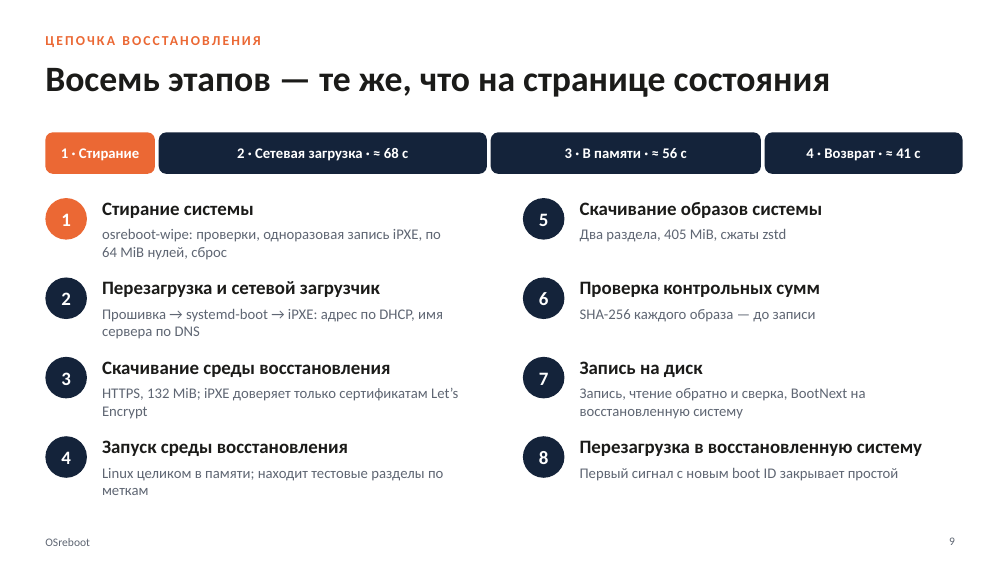
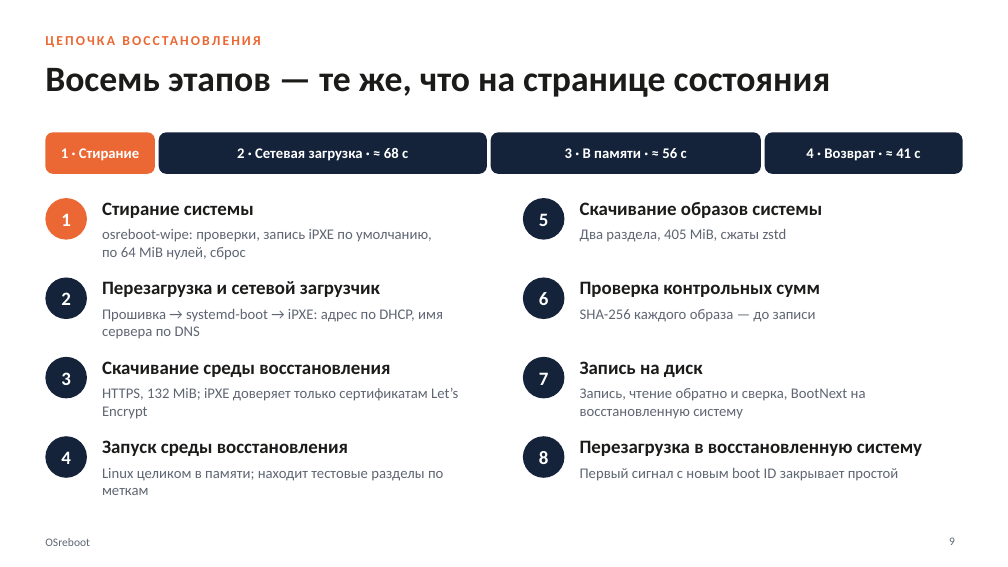
Before and after one commit to Irenid/OSreboot, a slide deck: slide 9 of presentation/OSreboot.pptx. Drawn at 1008x567 pixels with LibreOffice and Linux fonts; fonts in the diff are those of the drawing. Boxes give left, top, right and bottom in pixels: in the first picture for what was removed or moved away, otherwise in the second. Text is boxed around its words. In the diff, an @@ line names an element or a change of style, - is before the commit and + after.

```diff
--- a/presentation/OSreboot.pptx
+++ b/presentation/OSreboot.pptx
@@ text at <box>102,229,432,260</box>: text changed @@
-osreboot-wipe: проверки, одноразовая запись iPXE, по 64 MiB нулей, сброс
+osreboot-wipe: проверки, запись iPXE по умолчанию, по 64 MiB нулей, сброс
```
Also in this commit, not shown: 2 other slides changed, 1 other file.
